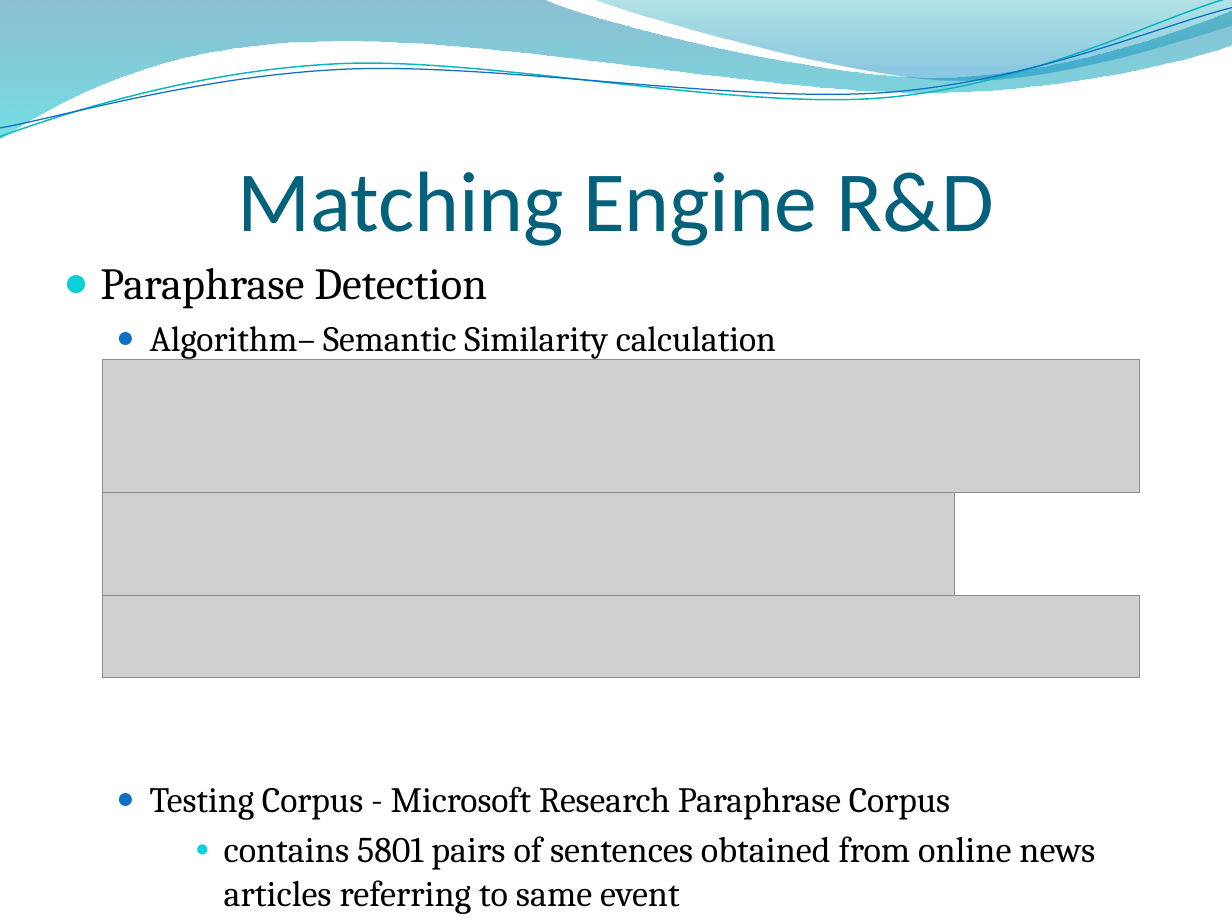
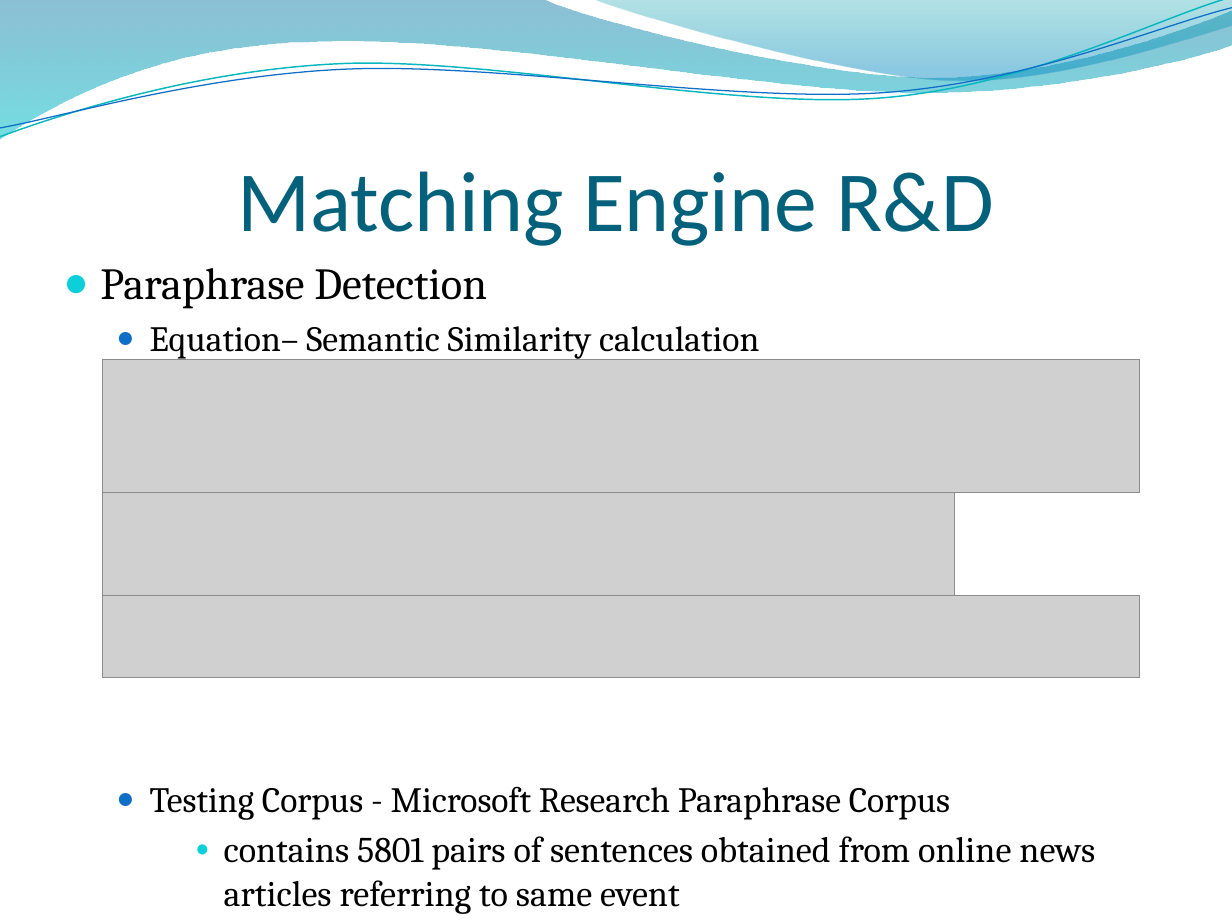
Before and after one commit to RizwanSaeedi/project-plagiabust, a slide deck: slide 27 of project docs/Final Presentation.pptx (slide 26 before the commit). Drawn at 1232x924 pixels with LibreOffice and Linux fonts; fonts in the diff are those of the drawing; grey boxes stand for pictures; background and template pictures are left out. Boxes give left, top, right and bottom in pixels: in the first picture for what was removed or moved away, otherwise in the second. Text is boxed around its words. In the diff, an @@ line names an element or a change of style, - is before the commit and + after.

```diff
--- a/project docs/Final Presentation.pptx
+++ b/project docs/Final Presentation.pptx
@@ text at [150, 326, 759, 359]: text changed @@
-  ● Algorithm– Semantic Similarity calculation
+  ● Equation– Semantic Similarity calculation
```
Also in this commit, not shown: 6 other slides changed, 1 slide added.
